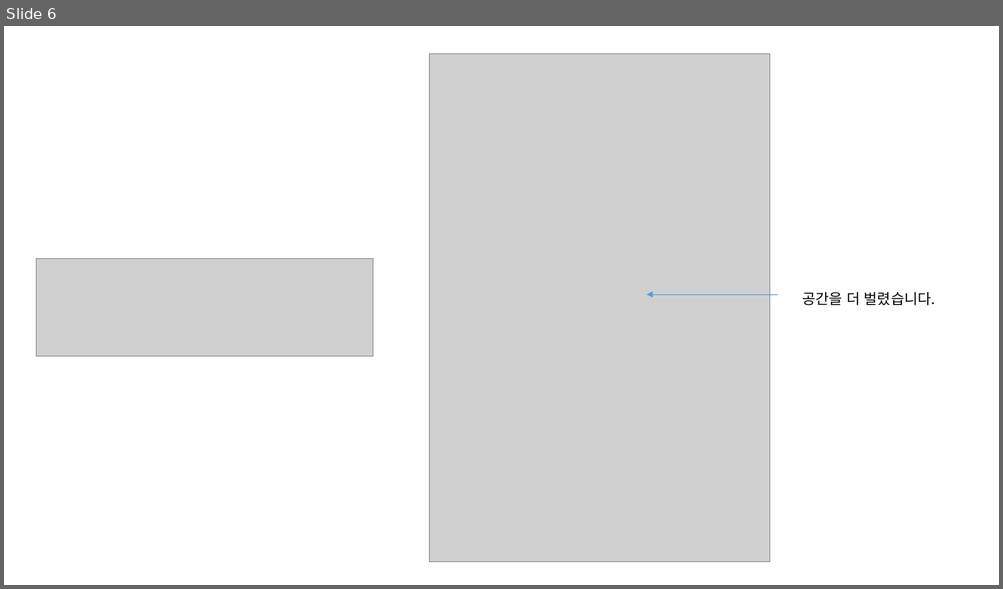
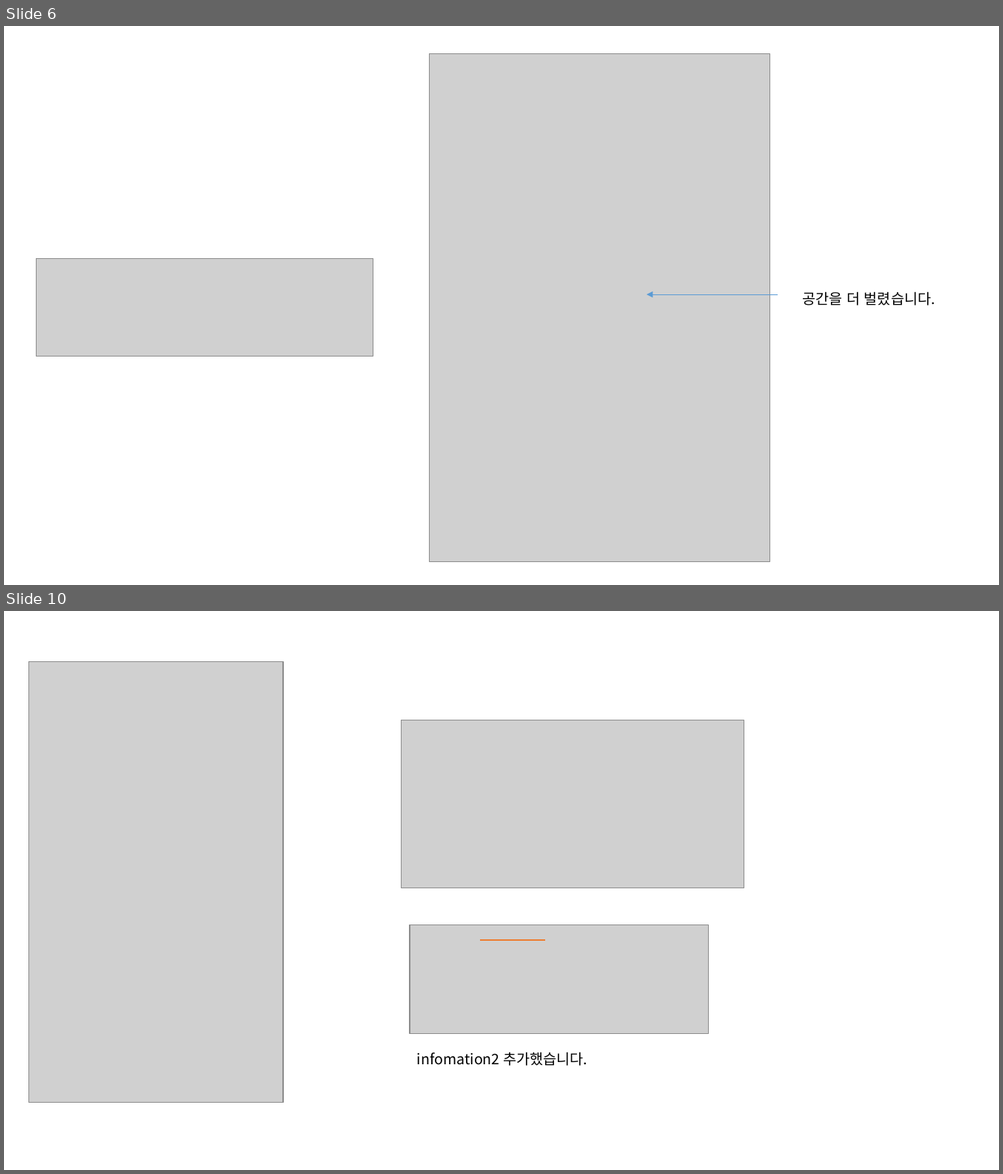
Before and after one commit to jeoungGyy/sejong, a slide deck: ppt/04-05.pptx. Shown one above the other, each under a label of ours: slide 6 before the commit, slides 6 and 10 after it; the slides between them are not shown. The pictures are 1003x589 and 1003x1174 pixels, drawn with LibreOffice and Linux fonts; fonts in the diff are those of the drawing; grey boxes stand for pictures. Boxes give left, top, right and bottom in pixels: in the first picture for what was removed or moved away, otherwise in the second. Text is boxed around its words. In the diff, an @@ line names an element or a change of style, - is before the commit and + after.

```diff
--- a/ppt/04-05.pptx
+++ b/ppt/04-05.pptx
@@ slide 10 added at [4,611,999,1170], background #FFFFFF @@
@@ picture added at [28,662,283,1103] @@
@@ picture added at [401,721,743,889] @@
@@ picture added at [410,925,708,1035] @@
@@ line added from (480, 941) to (545, 941), #ED7D31 1.5 pt @@
@@ text added at [417,1052,587,1066], 14 pt, text #000000 @@
+infomation2 추가했습니다.
```
Also in this commit, not shown: 6 other slides added, 4 other files.
